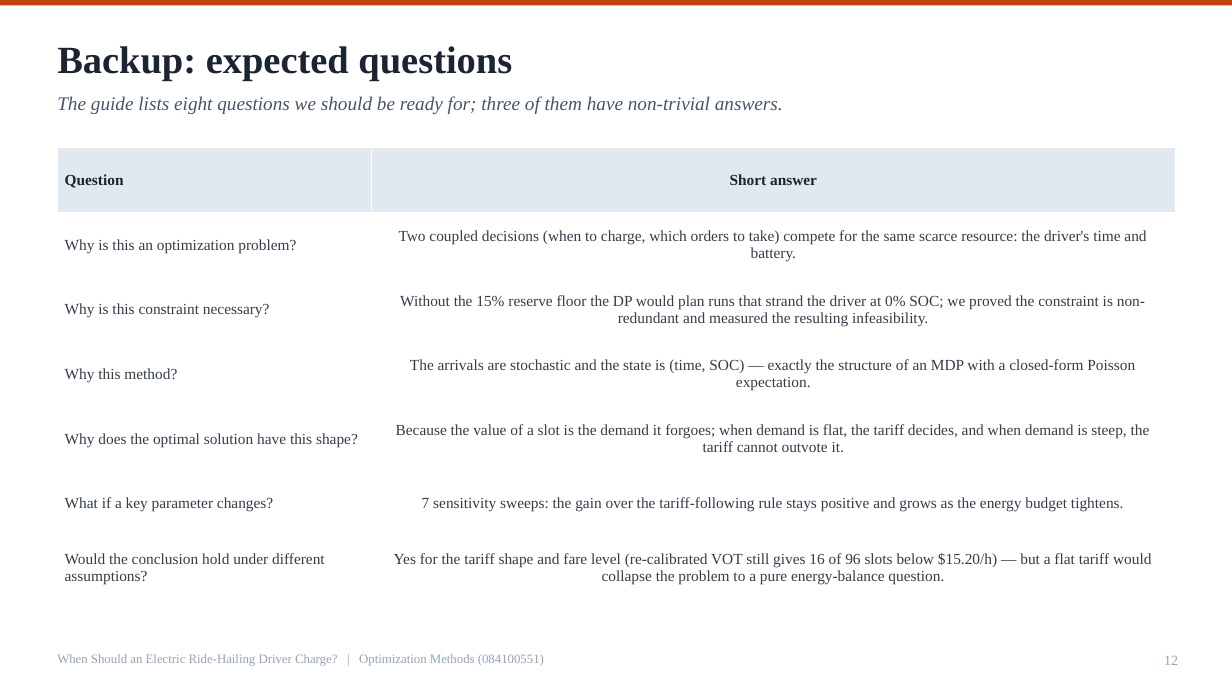
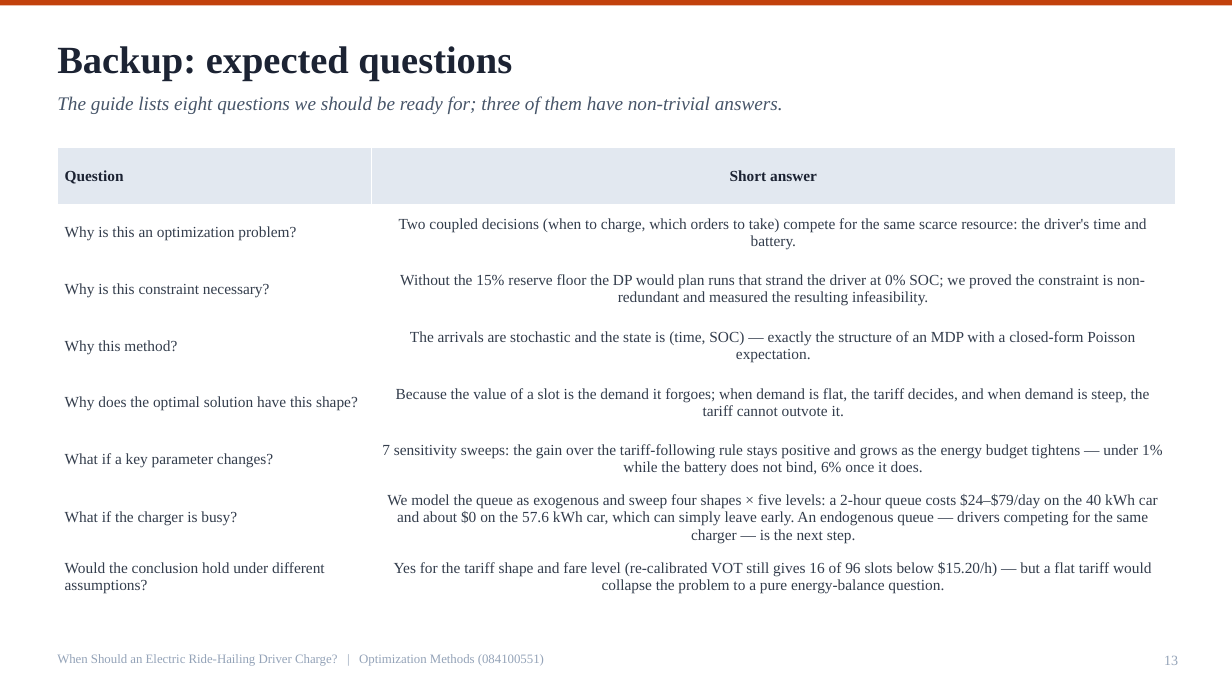
Before and after one commit to Ryan-Big-Data-grade24-scut/ride-hailing-charging, a slide deck: slide 13 of submit/Defense_梁睿希_202464870791.pptx (slide 12 before the commit). Drawn at 1232x693 pixels with LibreOffice and Linux fonts; fonts in the diff are those of the drawing. Boxes give left, top, right and bottom in pixels: in the first picture for what was removed or moved away, otherwise in the second. Text is boxed around its words. In the diff, an @@ line names an element or a change of style, - is before the commit and + after.

```diff
--- a/submit/Defense_梁睿希_202464870791.pptx
+++ b/submit/Defense_梁睿希_202464870791.pptx
@@ table at (57,148,1176,601) @@
-row 6: What if a key parameter changes? | 7 sensitivity sweeps: the gain over the tariff-following rule stays positive and grows as the energy budget tightens.
+row 6: What if a key parameter changes? | 7 sensitivity sweeps: the gain over the tariff-following rule stays positive and grows as the energy budget tightens — under 1% while the battery does not bind, 6% once it does.
+row 7: What if the charger is busy? | We model the queue as exogenous and sweep four shapes × five levels: a 2-hour queue costs $24–$79/day on the 40 kWh car and about $0 on the 57.6 kWh car, which can simply leave early. An endogenous queue — drivers competing for the same charger — is the next step.
@@ text at (1164,656,1178,665): text changed @@
-12
+13
```
Also in this commit, not shown: 6 other slides changed, 1 slide added, 35 other files.
